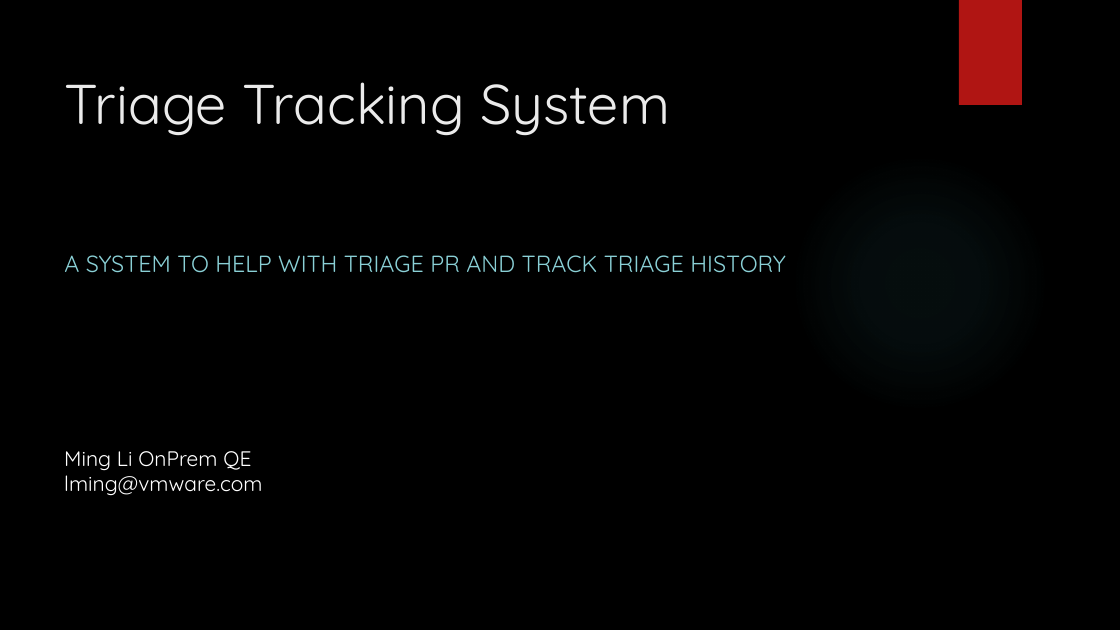
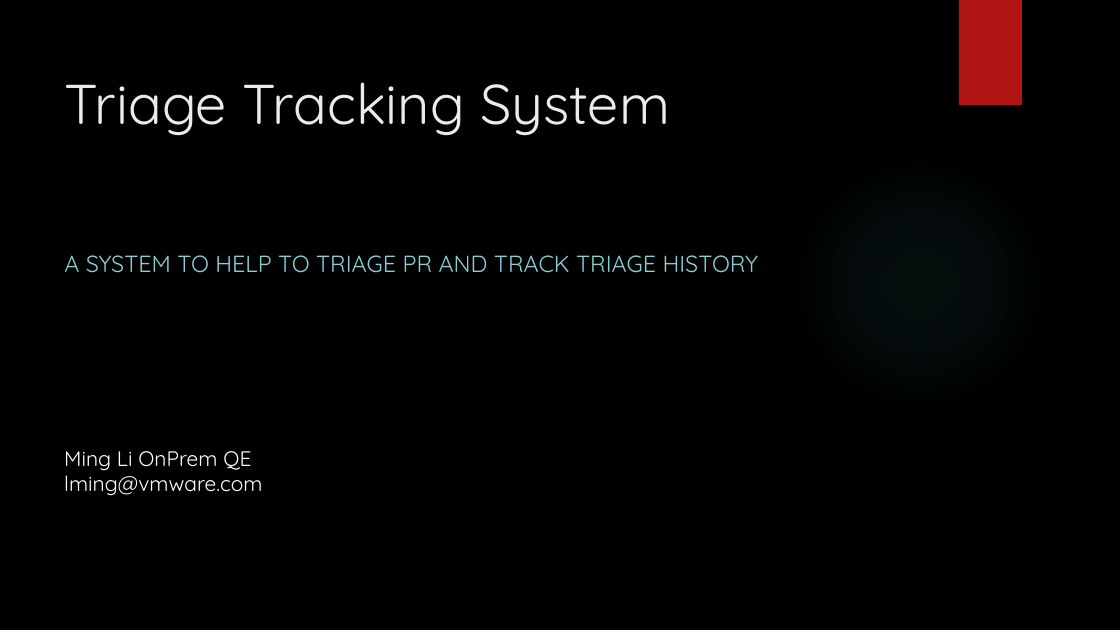
Before and after one commit to vieri1983/triage_tracking, a slide deck: slide 1 of Triage-Tracking-System.pptx. Drawn at 1120x630 pixels with LibreOffice and Linux fonts; fonts in the diff are those of the drawing; background and template pictures are left out. Boxes give left, top, right and bottom in pixels: in the first picture for what was removed or moved away, otherwise in the second. Text is boxed around its words. In the diff, an @@ line names an element or a change of style, - is before the commit and + after.

```diff
--- a/Triage-Tracking-System.pptx
+++ b/Triage-Tracking-System.pptx
@@ subtitle at bbox=[64, 255, 759, 273]: text changed @@
-A SYSTEM TO HELP WITH TRIAGE PR AND TRACK TRIAGE HISTORY
+A SYSTEM TO HELP TO TRIAGE PR AND TRACK TRIAGE HISTORY
```
Also in this commit, not shown: 9 other slides changed, 8 other files.
